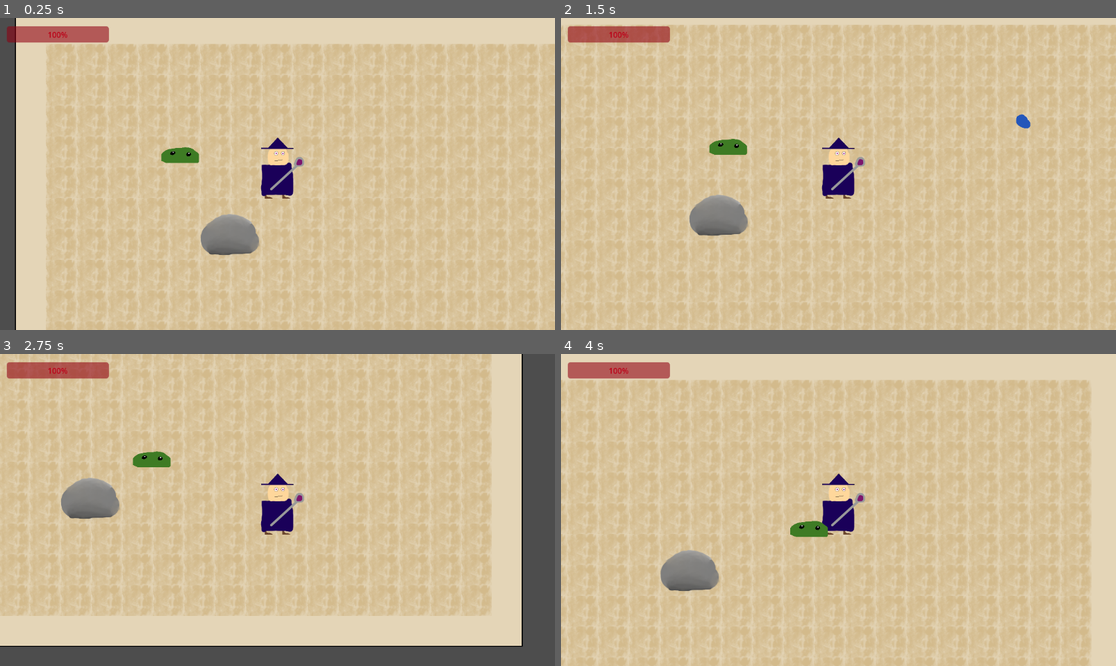
Above: before the commit, frames 1-4 (two rows, left to right).
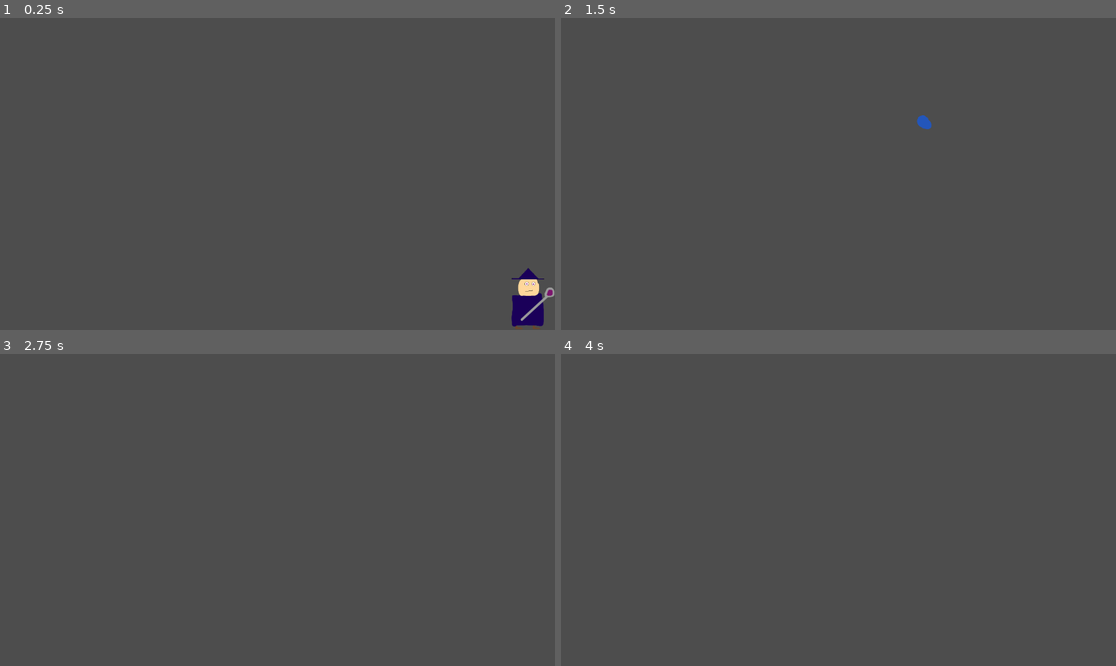
Above: after the commit, the same moments.

Repository: nuaht1/Eksamens-Projekt
Game: Godot game, scene res://SafeCamp.tscn
The game is run twice, just before and just after one commit, with the same random seed, the same clock (stepped at 60 frames per second) and the same inputs. Before the commit the project starts from res://node_2d.tscn.
Inputs (mouse positions are in pixels of both pictures, inside the frame that each line leads up to):
- Up to frame 1 (0.25 s): no input
- Up to frame 2 (1.5 s): move the mouse to (960, 158) at 0.52 s; hold Right (ui_right) 0.53-1.28 s; click (960, 158) at 0.67 s; move the mouse to (727, 189) at 1.27 s; hold Down (ui_down) from 1.28 s (still down)
- Up to frame 3 (2.75 s): move the mouse to (333, 441) at 2.02 s; release Down (ui_down) at 2.03 s; hold Right (ui_right) from 2.03 s (still down)
- Up to frame 4 (4 s): move the mouse to (810, 572) at 2.77 s; release Right (ui_right) at 2.78 s; hold Up (ui_up) 2.78-3.53 s; click (810, 572) at 2.92 s; move the mouse to (1005, 556) at 3.52 s; hold Left (ui_left) from 3.53 s (still down)

The runs differ from the first frame. In frame 1, 97% of the frame differs, in the area x 1-100%, y 0-100%; in frame 2, 100%; in frame 3, 88%; in frame 4, 100%, in the area x 0-100%, y 0-100%.

Commit message:
Safe Camp Scene

Diff:
--- /dev/null
+++ b/eksamens-projekt/SafeCamp.gd
@@ -0,0 +1,12 @@
+extends Node2D
+
+@export var PlayerScene: PackedScene = preload("res://player.tscn")
+
+func _ready() -> void:
+	randomize()
+	_spawn_player()
+
+func _spawn_player() -> void:
+	var player = PlayerScene.instantiate()
+	add_child(player)
+	player.global_position = $PlayerSpawn.global_position
--- /dev/null
+++ b/eksamens-projekt/SafeCamp.tscn
@@ -0,0 +1,12 @@
+[gd_scene load_steps=2 format=3 uid="uid://bnemx80yufm87"]
+
+[ext_resource type="Script" uid="uid://b0dw1qru6h05h" path="res://SafeCamp.gd" id="1_gap17"]
+
+[node name="SafeCamp" type="Node2D"]
+script = ExtResource("1_gap17")
+
+[node name="Camera2D" type="Camera2D" parent="."]
+position = Vector2(576, 324)
+
+[node name="PlayerSpawn" type="Marker2D" parent="."]
+position = Vector2(578, 326)
--- a/eksamens-projekt/node_2d.gd
+++ b/eksamens-projekt/node_2d.gd
@@ -15,9 +15,8 @@
 
 	# draw above the TileMap (default Z = 0)
 	slime.z_index = 1
-	var sprite = slime.get_node("AnimatedSprite2D")
-	sprite.z_index = 1
-	sprite.play("slime animation")
+	slime.get_node("AnimatedSprite2D").z_index = 1
+
 
 	# pick a random position in the visible viewport
 	var r = get_viewport().get_visible_rect()
--- a/eksamens-projekt/node_2d.tscn
+++ b/eksamens-projekt/node_2d.tscn
@@ -103,29 +103,29 @@
 tile_map_data = PackedByteArray("AAAJAAQAAAABAAEAAAABAAEAAAABAAEAAAA=")
 tile_set = SubResource("TileSet_0h7mo")
 
-[node name="CharacterBody2D" type="CharacterBody2D" parent="." groups=["player"]]
+[node name="Acid_Slime" parent="." instance=ExtResource("3_epypp")]
+position = Vector2(294, 216)
+
+[node name="Player" type="CharacterBody2D" parent="." groups=["player"]]
 position = Vector2(517, 268)
 collision_layer = 3
 script = ExtResource("1_0e48y")
 
-[node name="CollisionShape2D" type="CollisionShape2D" parent="CharacterBody2D"]
+[node name="CollisionShape2D" type="CollisionShape2D" parent="Player"]
 position = Vector2(0, 7.25)
 shape = SubResource("RectangleShape2D_y32ns")
 
-[node name="Sprite2D" type="Sprite2D" parent="CharacterBody2D"]
+[node name="Sprite2D" type="Sprite2D" parent="Player"]
 position = Vector2(8, -12)
 scale = Vector2(0.507813, 0.5)
 texture = ExtResource("5_kdubu")
 
-[node name="NavigationRegion2D" type="NavigationRegion2D" parent="CharacterBody2D"]
+[node name="NavigationRegion2D" type="NavigationRegion2D" parent="Player"]
 visible = false
 navigation_polygon = SubResource("NavigationPolygon_0e48y")
 
-[node name="Camera2D" type="Camera2D" parent="CharacterBody2D"]
+[node name="Camera2D" type="Camera2D" parent="Player"]
 position = Vector2(1, 1)
-
-[node name="Acid_Slime" parent="." instance=ExtResource("3_epypp")]
-position = Vector2(294, 216)
 
 [node name="UI" type="CanvasLayer" parent="."]
 
--- /dev/null
+++ b/eksamens-projekt/player.tscn
@@ -0,0 +1,35 @@
+[gd_scene load_steps=5 format=3 uid="uid://dhr62uamcwob3"]
+
+[ext_resource type="Script" uid="uid://dcxgmw6nod8eh" path="res://player.gd" id="1_onrkg"]
+[ext_resource type="Texture2D" uid="uid://dfyt23v2e64ky" path="res://prototype player.png" id="2_i3pqv"]
+
+[sub_resource type="RectangleShape2D" id="RectangleShape2D_hqtel"]
+size = Vector2(46, 53.5)
+
+[sub_resource type="NavigationPolygon" id="NavigationPolygon_sweqy"]
+vertices = PackedVector2Array(636.031, -274.008, 637.961, 355.008, -493.039, 356.977, -495.953, -275.977)
+polygons = Array[PackedInt32Array]([PackedInt32Array(0, 1, 2, 3)])
+outlines = Array[PackedVector2Array]([PackedVector2Array(-506, -286, 646, -284, 648, 365, -503, 367)])
+
+[node name="Node2D" type="Node2D"]
+
+[node name="Player" type="CharacterBody2D" parent="." groups=["player"]]
+position = Vector2(517, 268)
+collision_layer = 3
+script = ExtResource("1_onrkg")
+
+[node name="CollisionShape2D" type="CollisionShape2D" parent="Player"]
+position = Vector2(0, 7.25)
+shape = SubResource("RectangleShape2D_hqtel")
+
+[node name="Sprite2D" type="Sprite2D" parent="Player"]
+position = Vector2(8, -12)
+scale = Vector2(0.507813, 0.5)
+texture = ExtResource("2_i3pqv")
+
+[node name="NavigationRegion2D" type="NavigationRegion2D" parent="Player"]
+visible = false
+navigation_polygon = SubResource("NavigationPolygon_sweqy")
+
+[node name="Camera2D" type="Camera2D" parent="Player"]
+position = Vector2(1, 1)
--- a/eksamens-projekt/project.godot
+++ b/eksamens-projekt/project.godot
@@ -11,14 +11,13 @@
 [application]
 
 config/name="Eksamens-Projekt"
-run/main_scene="uid://bkkjhys5ah2op"
+run/main_scene="uid://bnemx80yufm87"
 config/features=PackedStringArray("4.4", "Forward Plus")
 config/icon="res://icon.svg"
 
 [global_group]
 
 player=""
-enemy=""
 
 [input]
 
Not shown, added: eksamens-projekt/SafeCamp.gd.uid
